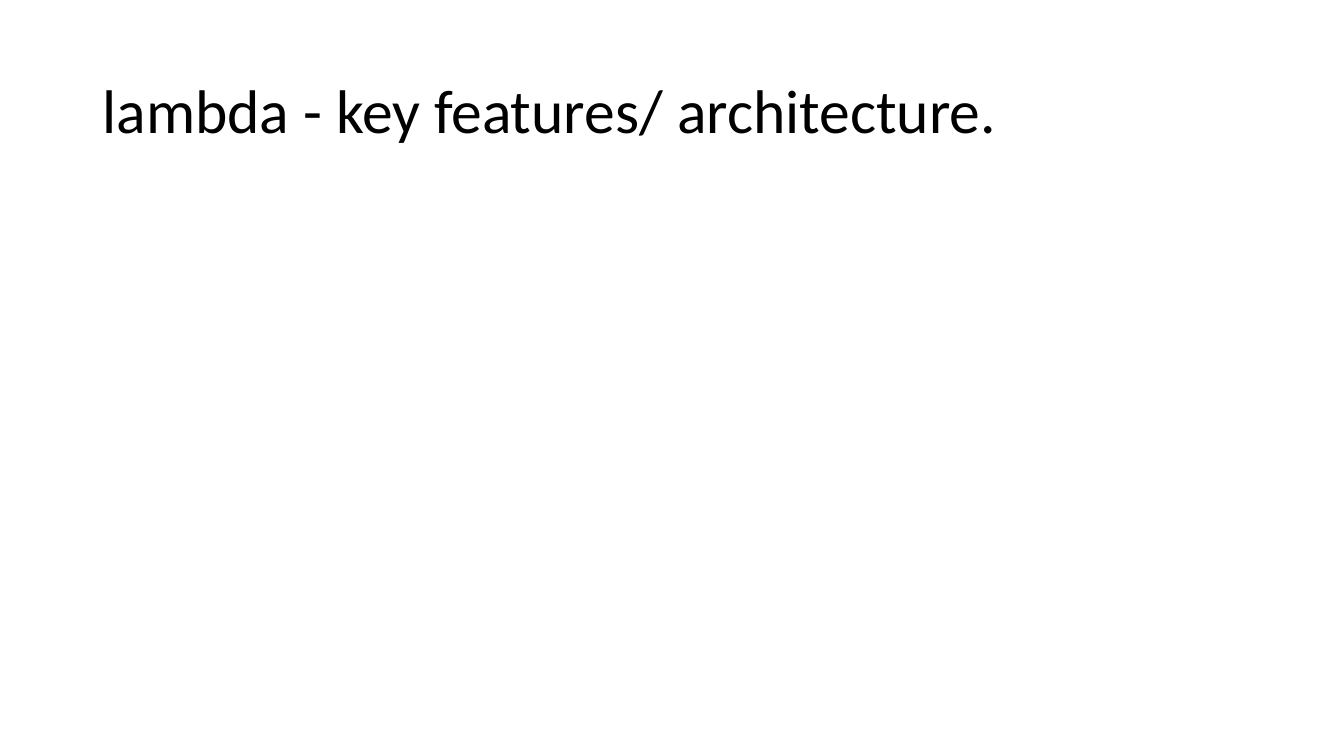
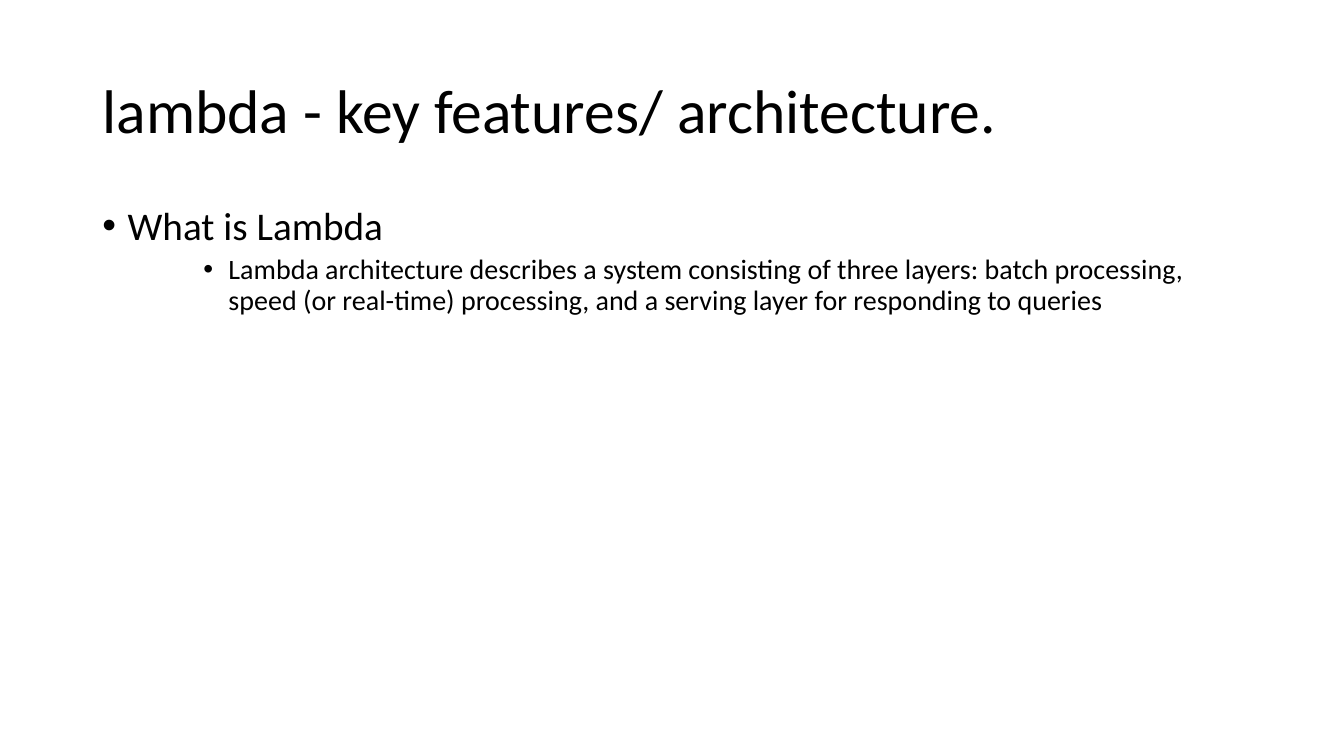
Before and after one commit to E0146954/Architecture-CA, a slide deck: slide 3 of ArchCA.pptx. Drawn at 1344x756 pixels with LibreOffice and Linux fonts; fonts in the diff are those of the drawing. Boxes give left, top, right and bottom in pixels: in the first picture for what was removed or moved away, otherwise in the second. Text is boxed around its words. In the diff, an @@ line names an element or a change of style, - is before the commit and + after.

```diff
--- a/ArchCA.pptx
+++ b/ArchCA.pptx
@@ text added at bbox=[128, 212, 1183, 315], 20 pt, text #000000 @@
+• What is Lambda
+    • Lambda architecture describes a system consisting of three layers: batch processing, speed (or real-time) processing, and a serving layer for responding to queries
```
Also in this commit, not shown: 3 other slides changed, 1 slide added.
